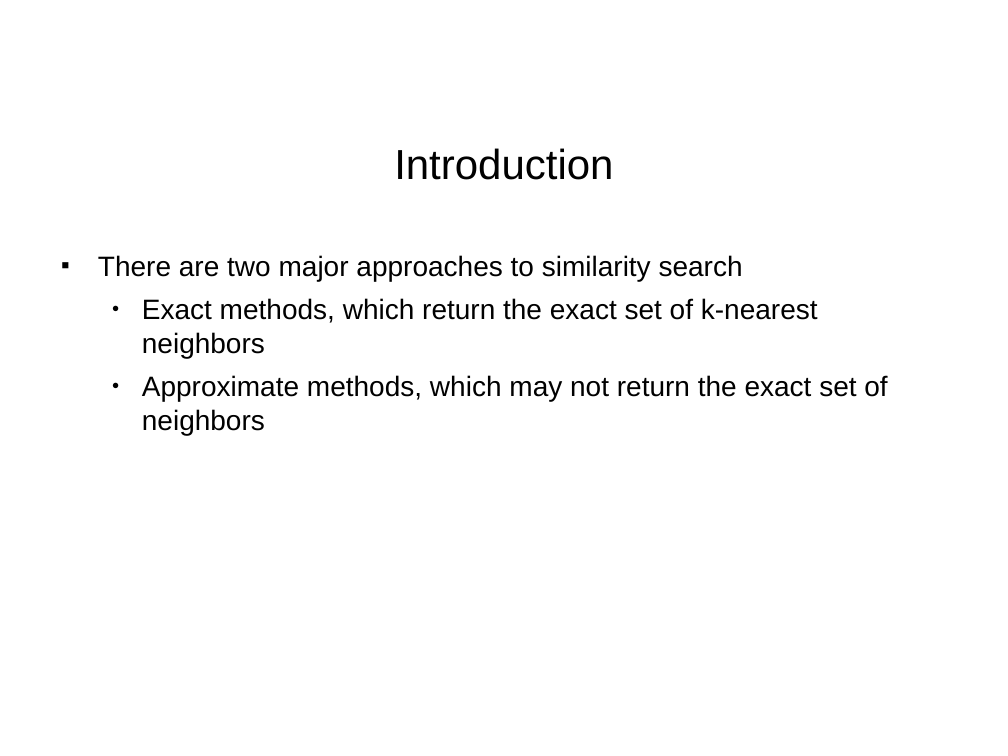
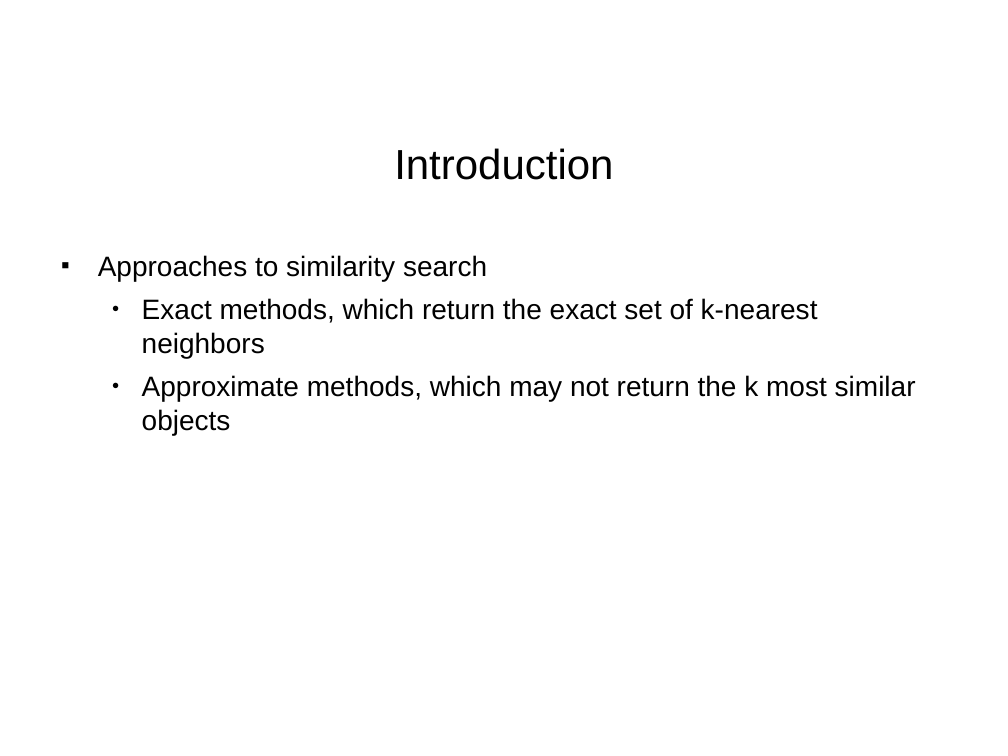
Before and after one commit to paulohq/apresentacao-L2KNNG, a slide deck: slide 5 of apresentacao-L2KNNG.ppt. Drawn at 1008x756 pixels with LibreOffice and Linux fonts; fonts in the diff are those of the drawing; background and template pictures are left out. Boxes give left, top, right and bottom in pixels: in the first picture for what was removed or moved away, otherwise in the second. Text is boxed around its words. In the diff, an @@ line names an element or a change of style, - is before the commit and + after.

```diff
--- a/apresentacao-L2KNNG.ppt
+++ b/apresentacao-L2KNNG.ppt
@@ text at box(98, 255, 487, 281): text changed @@
-■ There are two major approaches to similarity search
+■ Approaches to similarity search
@@ text at box(142, 375, 916, 435): text changed @@
-  ● Approximate methods, which may not return the exact set of neighbors
+  ● Approximate methods, which may not return the k most similar objects
```
Also in this commit, not shown: 4 other slides changed.
